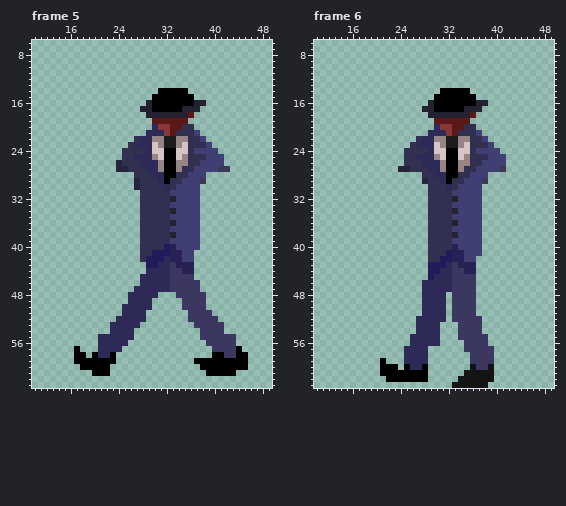
Two versions of one pixel-art file, Assets/spritesinimigos/Sprite-0002.ase. Above, as it was before the edit.
64x64 pixels, 8 frames. Colours within 5 levels of each other are drawn and written as one. Shown: frame 5: x 10..49, y 6..63; frame 6: x 10..49, y 6..63. The commit also changed other frames, which this record leaves out.
Once edited:
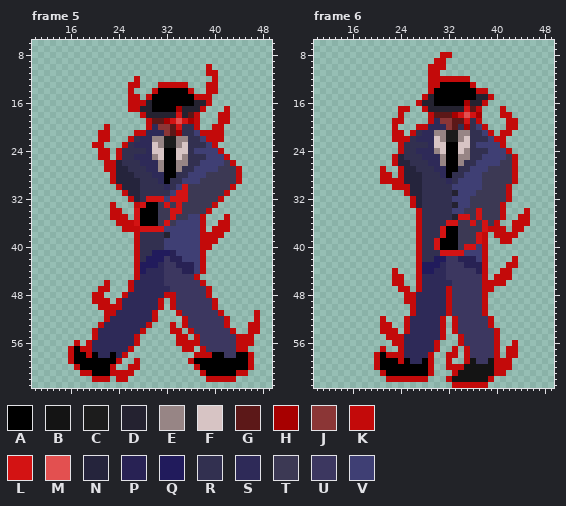
Palette (. is transparent): A #000000  B #141414  C #1c1c1c  D #242230  E #978585  F #d7c4c4  G #5c1818  H #a70000  J #8b3636  K #c30a0a  L #d31313  M #e35050  N #25243c  P #282254  Q #211b5c  R #323050  S #2e2a58  T #3c3954  U #3c3760  V #3f3f74
Diff:
--- frame 5
@@ x 10..49 @@
  9 ........................................
-10 ........................................
-11 ........................................
-12 ........................................
-13 ........................................
-14 .....................AAAAA..............
-15 ....................AAAAAAA.............
-16 ...................DAAAAAAADD...........
-17 ..................DDAAAAADDD............
-18 ...................DDDDDDDG.............
-19 ....................GGGGGG..............
-20 ....................SJJGGRR.............
-21 ...................SSSJGRRRV............
-22 .................RSSEECCEERRV...........
-23 ................RSSSFECCEFRRRV..........
-24 ...............RRRRSFFAAFFRVVVV.........
-25 ...............RRSSSEFAAFERRRVVV........
-26 ..............NRRRSSSEAAEERRVVVV........
-27 ..............NNRRRSSEAAERRVVVVTT.......
-28 .................RRRSSAARRVVV...........
-29 .................NRRRSARRVVVT...........
-30 .................NRRRRSRVVVV............
-31 ..................RRRRRVVVVV............
-32 ..................RRRRRDVVVV............
-33 ..................RRRRRVVVVV............
-34 ..................RRRRRDVVVV............
-35 ..................RRRRRVVVVV............
-36 ..................RRRRRDVVVV............
-37 ..................RRRRRVVVVV............
-38 ..................RRRRRDVVVV............
-39 ..................RRRRRVVVVV............
-40 ..................RRRRQPVVVV............
-41 ..................RRQQQPPVV.............
-42 ..................RQQQSPPVV.............
-43 ...................QQSSUPPP.............
-44 ...................SSSSUUPP.............
-45 ..................SSSSSUUUU.............
-46 ..................SSSSSUUUUU............
-47 .................SSSSSSUUUUU............
-48 ................SSSSS...UUUUU...........
-49 ................SSSS.....UUUU...........
-50 ...............SSSSS.....UUUU...........
-51 ...............SSSS.......UUUU..........
-52 ..............SSSSS.......UUUUU.........
-53 .............SSSSS.........UUUUU........
-54 .............SSSS...........UUUU........
-55 ...........SSSSSS...........UUUUUU......
-56 ...........SSSSS.............UUUUU......
-57 .......A...SSSS...............UUUUA.....
-58 .......AA.ASSA................AAUUAA....
-59 .......AAAAAAA.............AAAAAAAAA....
-60 ........AAAAA...............AAAAAAAA....
-61 ..........AAA................AAAAA......
-62 ........................................
+10 .............................K..........
+11 .............................KK.........
+12 .................K............K.........
+13 ................KK...KKKKK...KK.........
+14 ................K...KAAAAAK..KK.........
+15 ................KK.KAAAAAAAKKK..........
+16 ................KKKDAAAAAAADDK..........
+17 ................KKDDAAAAHDDDK...K.......
+18 ..................KDDDDDLDGK...KK.......
+19 ...................KGGHLMLHK...KK.......
+20 ............K......KSJJGLRRK..KK........
+21 ...........KK....KKSSSJGHRRVKKKK........
+22 ...........KK...KRSSEECCEERRVKKK........
+23 ..........KK...KRSSSFECCEFRRRVK.........
+24 ...........KK.KRRRRSFFAAFFRVVVVK........
+25 ...........KK.KRRSSSEFAAFERRRVVVK.......
+26 ............KKNRRRSSSEAAEERRVVVVTK......
+27 ............KKNNRRRSSEAAERRVVVVTTTK.....
+28 .............KNNNRRRSSAARRVVVTTTTTK.....
+29 .............KNNNNRRRSARRVVVTTTTTTK.....
+30 ..............KNNNRRRRSRVLTTTTTTTK......
+31 ...............KNNRRRRRVLLTTTTTTK.......
+32 ................KNRLLLVLLLTTTTTK........
+33 .............K...KLAATLTLTTTTTK.........
+34 .............KK..LAAATTLLTTTTK..........
+35 .............KKK.LAAATTLTTVVK...K.......
+36 ..............KKKLAAATLTVVVVK..KK.......
+37 ...............KKKLLLLVVVVVVK.KKK.......
+38 .................KRRRRDVVVVVKKKK........
+39 .................KRRRRVVVVVVKKK.........
+40 .................KRRRRVVVVVVKK..........
+41 .................KRRQQQPVVVVK...........
+42 .................KRQQQUPPVVVK...........
+43 .................KQQQSUUPPPVK...........
+44 .................KQSSSUUUPPVK...........
+45 .................KSSSSUUUUUK............
+46 ............K...KSSSSSUUUUUUK...........
+47 ...........KK...KSSSSSSUUUUUUK..........
+48 ..........KK...KSSSSSSKKUUUUUK..........
+49 ..........KKK.KSSSSSSK.KUUUUUUK.........
+50 ...........KKKKSSSSSSK.KUUUUUUK.........
+51 ............KKSSSSSSK...KUUUUUUK.....K..
+52 ............KSSSSSSSK....KUUUUUUK....K..
+53 ...........KSSSSSSSK...K.KUUUUUUK...KK..
+54 ..........KSSSSSSSK....KK.KUUUUUUK..KK..
+55 ..........KSSSSSSK......KK.KUUUUUUKKK...
+56 .......K.KSSSSSSSK......KKKKUUUUUUKKK...
+57 ......KAKKSSSSSSK........KK.KUUUUUKK....
+58 ......KAAKASSASK...........KKKAAUUAAK...
+59 ......KAAAAAAAK..K........KAAAAAAAAAK...
+60 .......KAAAAAK..KK.........KAAAAAAAAK...
+61 ........KKAAAKKKK...........KAAAAAKK....
+62 ..........KKK.KK.............KKKKK......
 63 ........................................
--- frame 6
@@ x 10..49 @@
  7 ........................................
- 8 ........................................
- 9 ........................................
-10 ........................................
-11 ........................................
-12 ........................................
-13 ........................................
-14 .....................AAAAA..............
-15 ....................AAAAAAA.............
-16 ...................DAAAAAAADD...........
-17 ..................DDAAAAADDD............
-18 ...................DDDDDDDG.............
-19 ....................GGGGGG..............
-20 ....................SJJGGRR.............
-21 ...................SSSJGRRRV............
-22 .................RSSEECCEERRV...........
-23 ................RSSSFECCEFRRRV..........
-24 ...............RRRRSFFAAFFRVVVV.........
-25 ...............RRSSSEFAAFERRRVVV........
-26 ...............RRRSSSEAAEERRVVVV........
-27 ..............NNRRRSSEAAERRVVVVT........
-28 ..................RRSSAARRVVV...........
-29 ..................NRRSARRVVVT...........
-30 ...................RRRSRVVVV............
-31 ...................RRRRVVVVV............
-32 ...................RRRRDVVVV............
-33 ...................RRRRVVVVV............
-34 ...................RRRRDVVVV............
-35 ...................RRRRVVVVV............
-36 ...................RRRRDVVVV............
-37 ...................RRRRVVVVV............
-38 ...................RRRRDVVVV............
-39 ...................RRRRVVVVV............
-40 ...................RRRRPVVVV............
-41 ...................RRRQPPVVV............
-42 ...................RRQQPPVV.............
-43 ...................QQQSUPPP.............
-44 ...................QQSSUUPP.............
-45 ...................QSSSUUUU.............
-46 ..................SSSSSUUUU.............
-47 ..................SSSSSUUUU.............
-48 ..................SSSS.UUUU.............
-49 ..................SSSS.UUUU.............
-50 ..................SSSS.UUUU.............
-51 ..................SSSS.UUUU.............
-52 .................SSSSS.UUUUU............
-53 .................SSSS...UUUU............
-54 .................SSSS...UUUU............
-55 ................SSSSS...UUUUU...........
-56 ................SSSSS....UUUU...........
-57 ...............SSSS......UUUUU..........
-58 ...............SSSS.......UUUU..........
-59 ...........A...SSSS.......UUUU..........
-60 ...........AAA.ASSA.......BUUB..........
-61 ...........AAAAAAAA......BBBBB..........
-62 ............AAAAAAA.....BBBBBB..........
-63 .......................BBBBBB...........
+ 8 .....................KK.................
+ 9 ....................KK..................
+10 ...................KKK..................
+11 ...................KK...................
+12 ...................KKKKKKK..............
+13 ...................KKAAAAAK.............
+14 ...................KAAAAAAAKK...........
+15 ..................KDAAAAAAADDK..........
+16 .................KDDAAAAAHDDK...........
+17 ..............KK..KDDDDDDLGK...K........
+18 ..............K....KGGGHLMLH...KK.......
+19 .............KK....KSJJGGLRK....KK......
+20 .............K...KKSSSJGRHRVK...KK......
+21 .............KK.KRSSEECCEERRVK.KK.......
+22 .............KKKRSSSFECCEFRRRVKK........
+23 ..............KRRRRSFFAAFFRVVVVK........
+24 ..............KRRSSSEFAAFERRRVVVK.......
+25 .............KNRRRSSSEAAEERRVVVVTK......
+26 .............KNNRRRSSEAAERRVVVVTTK......
+27 ...........K..KNNRRRSSAARRVVVTTTTK......
+28 ...........KK.KNNNRRRSARRVVVTTTTTK......
+29 ...........KKKKNNNRRRRSRVVVVTTTTTK......
+30 .............KKKNNRRRRRVVVVVTTTTK.......
+31 ...............KNNRRRRRDVVVTTTTTK.......
+32 ................KNRRRRRVVVTTTTTTK.......
+33 ................KNRRRRRDVVTTTTTK........
+34 .................KRRRRRVVTTLTTTK...K....
+35 .................KRRRRRDLLTLTTTK..KK....
+36 .................KRRRRLLTTLTLTK..KKK....
+37 .................KRRRLAATTTTLKKK.KK.....
+38 .................KRRRLAATTTLK.KKKK......
+39 .................KRRLAAATTTLK..KK.......
+40 .................KRRLAAATLLVK...........
+41 .................KRRRLLLLVVVK...........
+42 .................KRRQQUUPPPVK....K......
+43 .................KQQQSUUUPPPK...KK......
+44 .............K...KQQSSUUUUUPK..KK.......
+45 .............KK..KSSSSUUUUUUK.KKK.......
+46 .............KK..KSSSSSUUUUUKKKK........
+47 ..............KK.KSSSSKUUUUUKK..........
+48 ...............KKSSSSSKUUUUUK...........
+49 ...............KKSSSSSKUUUUUK...........
+50 ................KSSSSSKUUUUUK...........
+51 ................KSSSSSKUUUUUK...........
+52 ...........K...KSSSSSK.KUUUUUK..........
+53 ...........KK..KSSSSSK.KUUUUUK..........
+54 ...........KKK.KSSSSSK.KUUUUUUK.........
+55 ............KKKSSSSSSK..KUUUUUK.........
+56 .............KKSSSSSK...KUUUUUK..K......
+57 ...........K..KSSSSSK..K.KUUUUK.KK......
+58 ..........KAKKKSSSSK..KK.KUUUUK.KK......
+59 ..........KAAAKASSAK..K..KBUUBKKK.......
+60 ..........KAAAAAAAAK..KKKBBBBBKKK.......
+61 ...........KAAAAAAAK...KBBBBBBKK........
+62 ............KKKKKKK...KBBBBBBK..........
+63 .......................KKKKKK...........
Where, in picture pixels (left, top, right, bottom), the same in both pictures:
changed: (68, 64, 260, 382)
changed: (374, 52, 530, 388)
